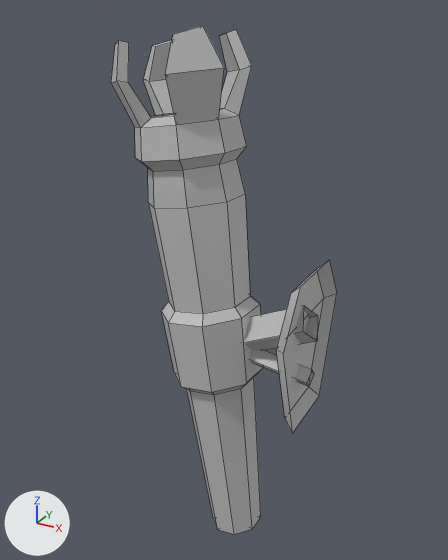
Renders of the FBX model Avarice/Assets/Art Assets/Environment Assets/Meshes/Mesh_Torch.fbx from each side of a commit.
Rendered twice from a 50 mm lens placed at (0.084, -0.555, 2.196), pointed at (-0.23, 0.015, 1.911). Every picture has the same lights, and +X, +Y and +Z are marked at lower left. Mesh edges are drawn as thin lines. Where no turn or scale is listed for an object, it has been applied to the vertices.

In view in the first picture: 'Mesh_Torch'.
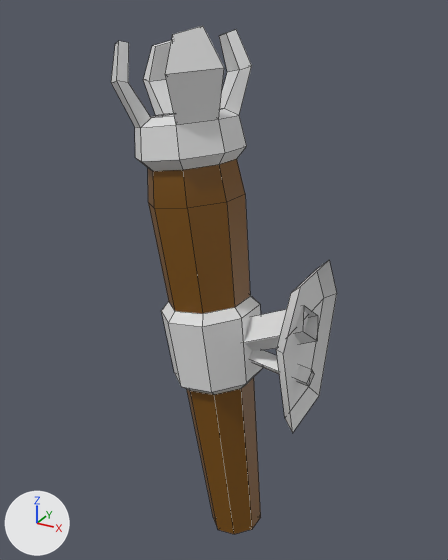
Pixel boxes (x1, y1, x2, y2) of what changed, in the pictures (448 x 560 px):
part 1 of me_mesh, recoloured: (111, 26, 252, 171) in both
part 2 of me_mesh, recoloured: (161, 260, 337, 433) in both
part 3 of me_mesh, recoloured (grey to brown): (187, 377, 261, 534) in both
part 4 of me_mesh, recoloured (grey to brown): (148, 159, 250, 314) in both

What the commit changed:
Material 'Metal' (mat_metal) is new.
Its base color is (0.734, 0.734, 0.734) (light grey #dedede).
Material 'Wood' (mat_wood) is new.
Its base color is (0.187, 0.0727, 0.0) (brown #784c00).
me_mesh has 142 vertices, 136 faces and spans x -0.348..-0.108, y -0.076..0.081, z 1.587..2.18.
me_mesh is used by ob_mesh_torch; location (0.0, 0.0, 0.0).
me_mesh part 1: 64 of the faces centred in x -0.338..-0.216, y -0.044..0.069, z 2.041..2.175 switch from mat_lambert1 (grey #bcbcbc) to mat_metal (light grey #dedede).
me_mesh part 2: 40 of the faces centred in x -0.29..-0.121, y -0.054..0.054, z 1.782..1.943 switch from mat_lambert1 (grey #bcbcbc) to mat_metal (light grey #dedede).
me_mesh part 3: all 16 faces centred in x -0.246..-0.178, y -0.039..0.028, z 1.589..1.696 switch from mat_lambert1 (grey #bcbcbc) to mat_wood (brown #784c00).
me_mesh part 4: all 16 faces centred in x -0.31..-0.205, y -0.042..0.055, z 1.94..2.031 switch from mat_lambert1 (grey #bcbcbc) to mat_wood (brown #784c00).
